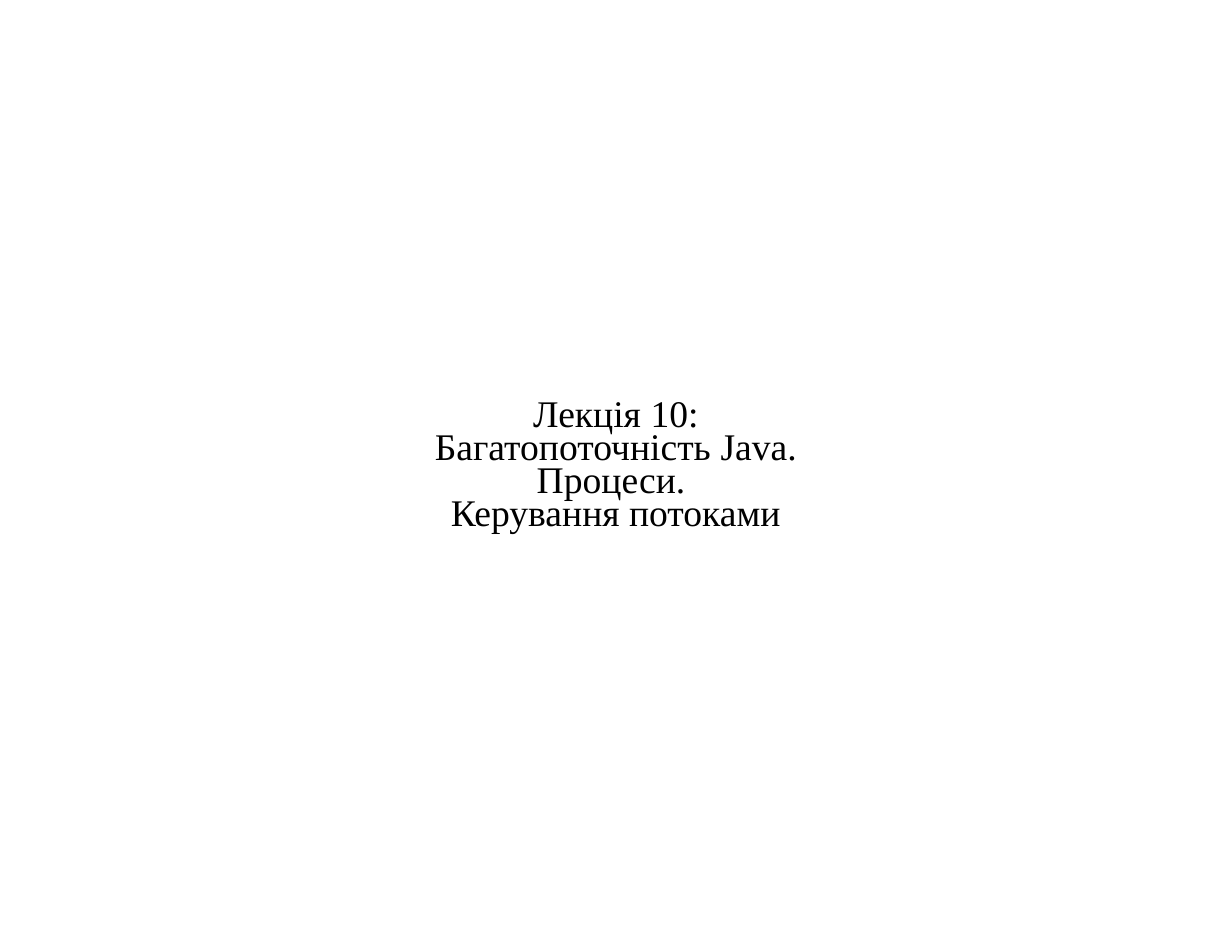
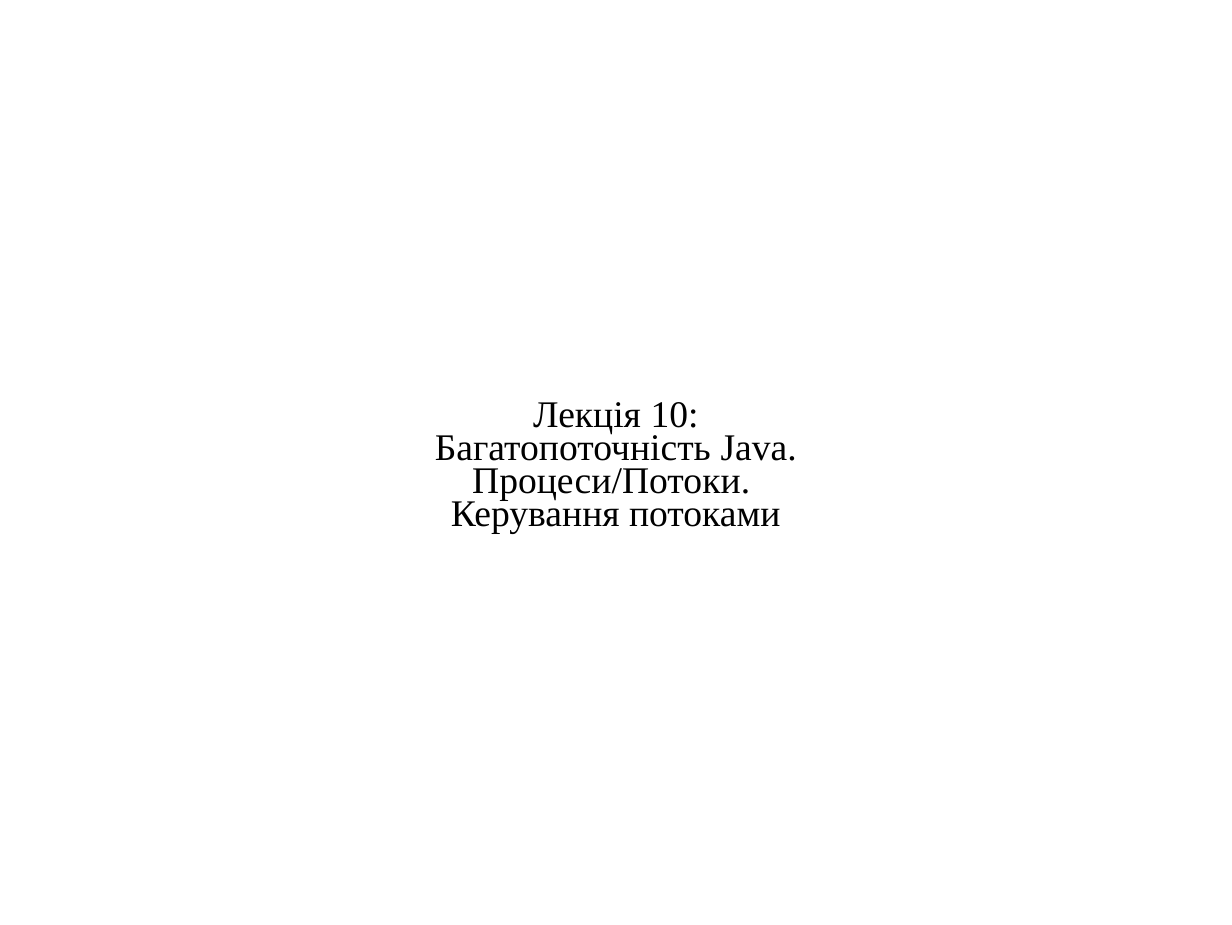
Before and after one commit to mecchmatProjects/JavaCourse, a slide deck: slide 1 of L10_Multi/JavaTutorUkr10.ppt. Drawn at 1232x925 pixels with LibreOffice and Linux fonts; fonts in the diff are those of the drawing; background and template pictures are left out. Boxes give left, top, right and bottom in pixels: in the first picture for what was removed or moved away, otherwise in the second. Text is boxed around its words. In the diff, an @@ line names an element or a change of style, - is before the commit and + after.

```diff
--- a/L10_Multi/JavaTutorUkr10.ppt
+++ b/L10_Multi/JavaTutorUkr10.ppt
@@ text at [435, 402, 797, 534]: text changed @@
-Лекція 10:
-Багатопоточність Java.
-Процеси.
-Керування потоками
+Лекція 10:
+Багатопоточність Java.
+Процеси/Потоки.
+Керування потоками
```
Also in this commit, not shown: 18 other slides changed, 36 slides added, 6 other files.
